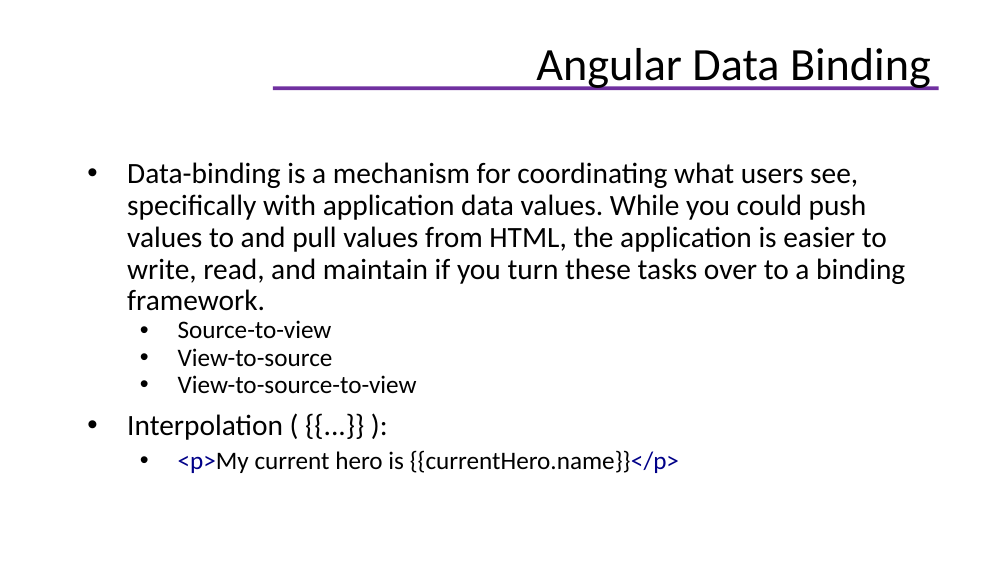
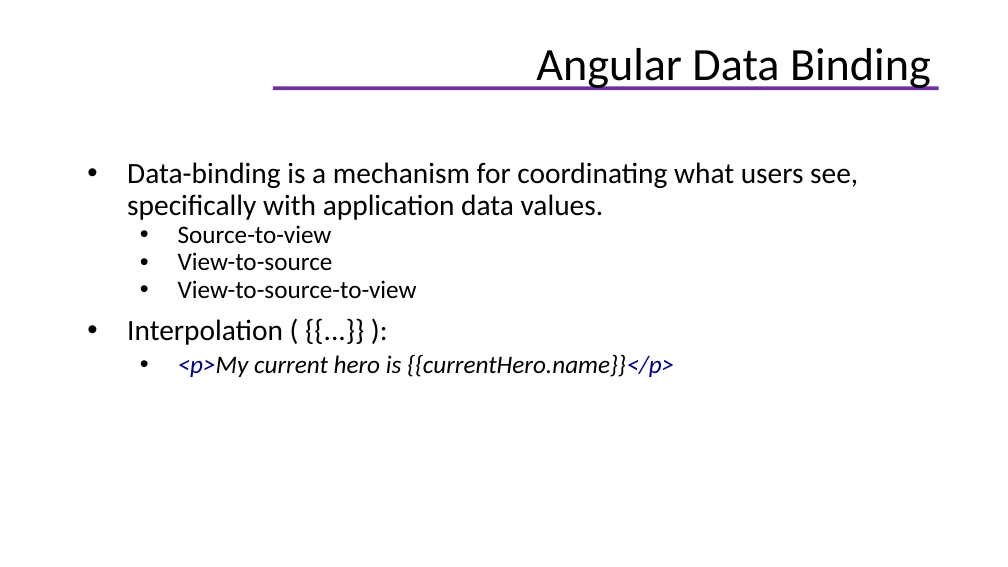
Before and after one commit to helenhash/angular-training, a slide deck: slide 32 of docs/Angular Training.pptx (slide 31 before the commit). Drawn at 1008x567 pixels with LibreOffice and Linux fonts; fonts in the diff are those of the drawing; background and template pictures are left out. Boxes give left, top, right and bottom in pixels: in the first picture for what was removed or moved away, otherwise in the second. Text is boxed around its words. In the diff, an @@ line names an element or a change of style, - is before the commit and + after.

```diff
--- a/docs/Angular Training.pptx
+++ b/docs/Angular Training.pptx
@@ text at [127, 162, 858, 220]: text changed @@
-• Data-binding is a mechanism for coordinating what users see, specifically with application data values. While you could push values to and pull values from HTML, the application is easier to write, read, and maintain if you turn these tasks over to a binding framework.
+• Data-binding is a mechanism for coordinating what users see, specifically with application data values.
@@ text at [178, 355, 674, 377]: italic on in "<p>My current hero is {{currentHero.name}}</p>" @@
```
Also in this commit, not shown: 3 other slides changed, 6 slides added, 1 slide removed, 19 other files.
